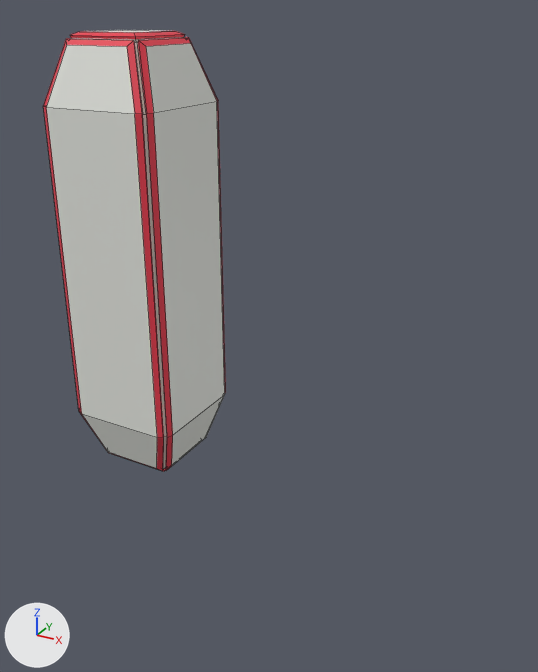
Two versions of the Blender file GameDesign2_Game2/Assets/Blender/Russo/creep.blend, one commit apart.
Camera for both pictures: a 50 mm lens placed at (7.56, -9.44, 5.5), pointed at (1.28, 2.0, -0.22). The lights are fixed; the arrows at lower left show +X, +Y and +Z. Mesh edges are drawn as thin lines.
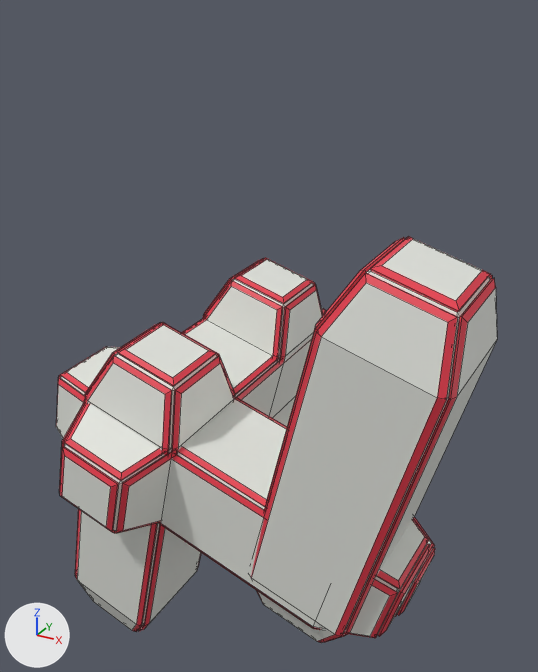
Patch to the scene script:
```diff
--- a/GameDesign2_Game2/Assets/Blender/Russo/creep.blend.py
+++ b/GameDesign2_Game2/Assets/Blender/Russo/creep.blend.py
@@ me_cube_002 @@
 me_cube_002.from_pydata(...)  # 120 vertices, 122 faces; spans x -1.0..1.0, y -1.0..1.0, z -2.02..5.19
+# me_cube_002 part 1: the loose piece of 120 vertices spanning x -1.0..1.0, y -1.0..1.0, z -2.02..5.19 is copied, and the copy is turned -91.2 degrees about the x axis through its middle, then moved by (0.0, -1.75, -1.55); it spans x -1.0..1.0, y -5.36..1.87, z -1.02..1.09
+# me_cube_002 part 2: the loose piece of 120 vertices spanning x -1.0..1.0, y -1.0..1.0, z -2.02..5.19 is copied, and the copy is turned -1.2 degrees about the x axis through its middle, then moved by (0.0, -3.41, 0.07); it spans x -1.0..1.0, y -4.46..-2.36, z -1.96..5.27
+# me_cube_002 part 3: the loose piece of 120 vertices spanning x -1.0..1.0, y -1.0..1.0, z -2.02..5.19 is copied, and the copy is multiplied about its middle by the matrix ((0.0, 0.0, 1.0), (-0.021, 1.0, 0.0), (-1.0, -0.021, 0.0)), then moved by (1.59, -3.43, 2.03); it spans x -2.02..5.19, y -4.45..-2.41, z 2.6..4.64
+# me_cube_002 part 4: the loose piece of 120 vertices spanning x -1.0..1.0, y -1.0..1.0, z -2.02..5.19 is copied, and the copy is multiplied about its middle by the matrix ((0.0, 0.0, 1.0), (-0.021, 1.0, 0.0), (-1.0, -0.021, 0.0)), then moved by (1.59, -0.09, -1.52); it spans x -2.02..5.19, y -1.11..0.93, z -0.95..1.09
+# me_cube_002 part 5: the loose piece of 120 vertices spanning x -1.0..1.0, y -1.0..1.0, z -2.02..5.19 is copied, and the copy is moved by (3.72, -0.07, -3.47); it spans x 2.72..4.72, y -1.07..0.93, z -5.49..1.72
 me_cube_002.materials.append(mat_material_003)
 me_cube_002.materials.append(mat_material_004)
+me_cube_002.materials.append(mat_material_009)  # white #e5e7e1
+me_cube_002.materials.append(mat_material_010)  # red #e73b4d
+me_cube_002.materials.append(mat_material_007)  # white #e5e7e1
+me_cube_002.materials.append(mat_material_008)  # red #e73b4d
+me_cube_002.materials.append(mat_material_011)  # white #e5e7e1
+me_cube_002.materials.append(mat_material_012)  # red #e73b4d
+me_cube_002.materials.append(mat_material_013)  # white #e5e7e1
+me_cube_002.materials.append(mat_material_014)  # red #e73b4d
+me_cube_002.materials.append(mat_material_015)  # white #e5e7e1
+me_cube_002.materials.append(mat_material_016)  # red #e73b4d
@@ ob_cube_001 @@
 ob_cube_001 = bpy.data.objects.new('Cube.001', me_cube_002)
-ob_cube_001.location = (0.0, 0.0, 0.0)
+ob_cube_001.location = (0.0, 0.0, -1.72)
+ob_cube_001.rotation_euler = (12.67, -3.421, 3.114)  # degrees (6, -196, 178)
```

Pixel boxes (x1, y1, x2, y2) of what changed, in the pictures (538 x 672 px):
'Cube.001', reshaped, moved, turned
    before: (43, 30, 226, 471)
    after: (56, 236, 497, 643)
part 1 of me_cube_002, added
    after: (59, 307, 326, 534)
part 2 of me_cube_002, added
    after: (203, 258, 323, 426)
part 3 of me_cube_002, added (red)
    after: (395, 517, 435, 617)
part 4 of me_cube_002, added
    after: (56, 347, 430, 638)
part 5 of me_cube_002, added
    after: (251, 236, 497, 643)
